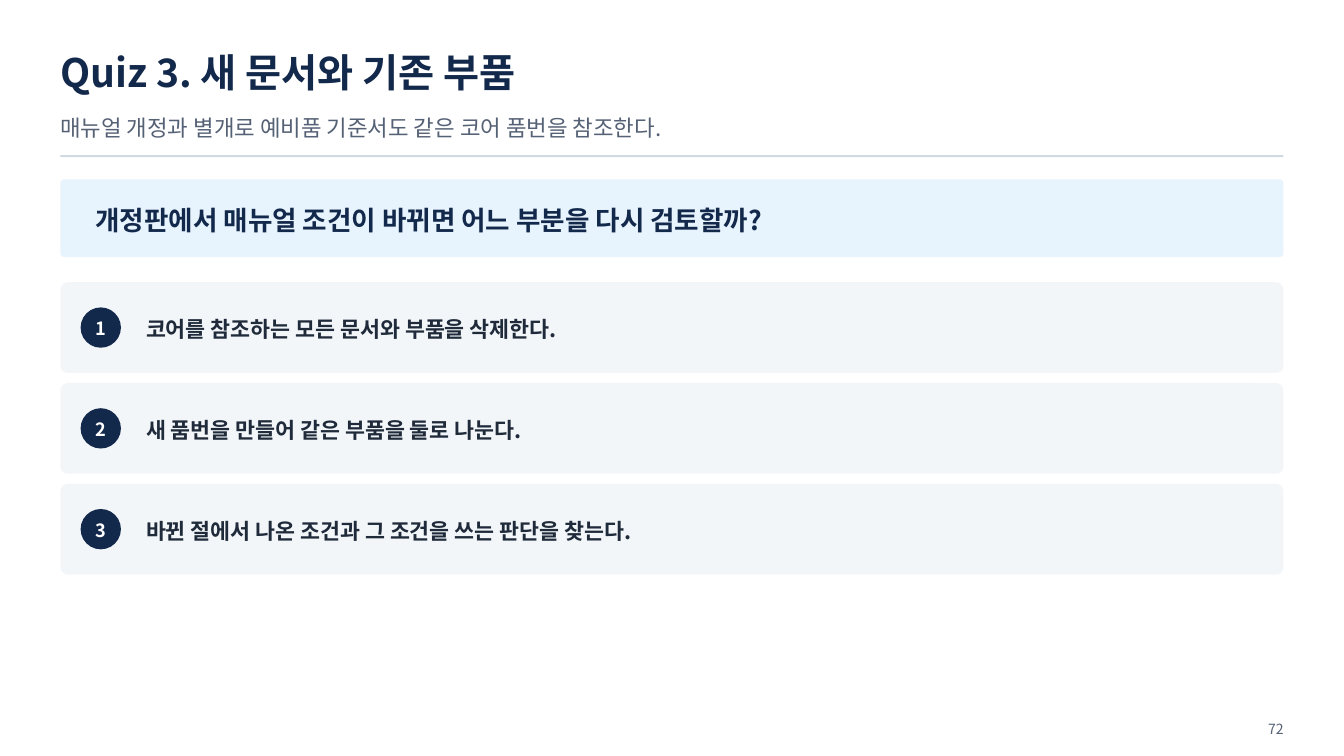
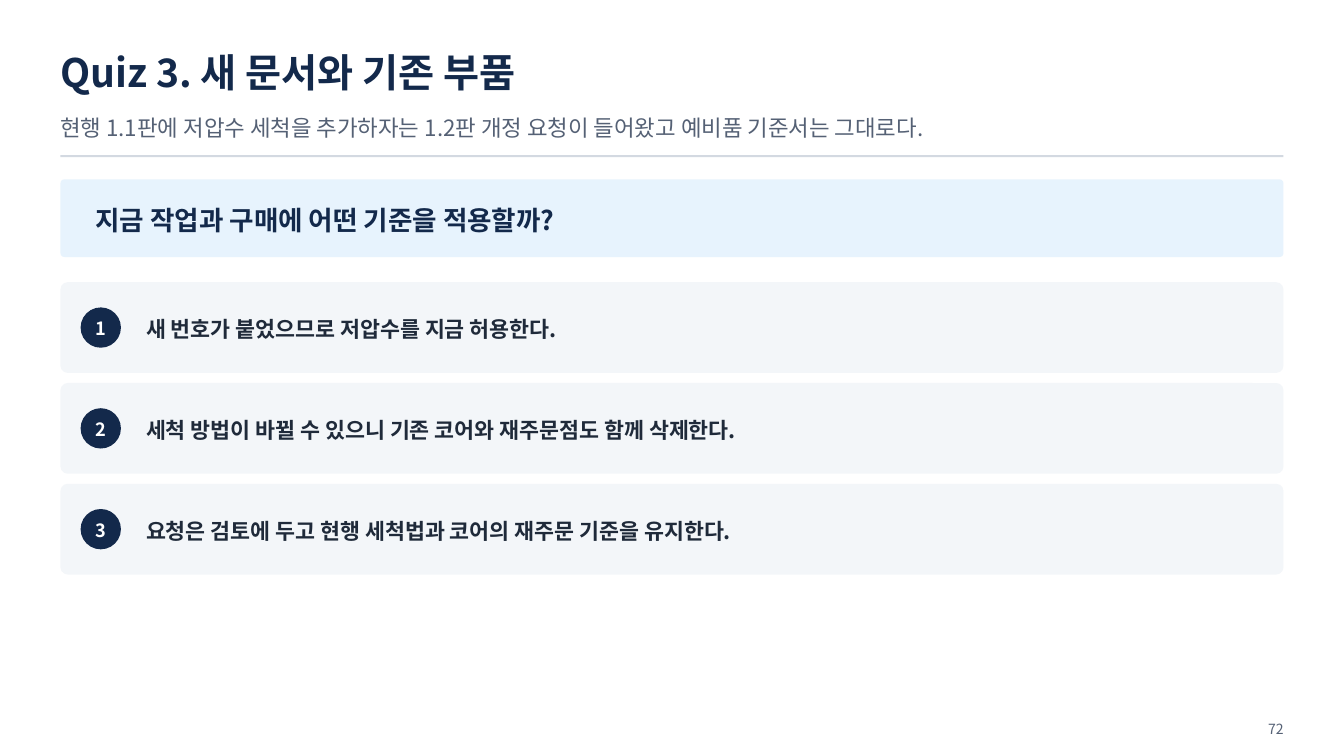
Before and after one commit to uengine-oss/hyd-iot-edu, a slide deck: slide 72 of workspace/강의제작/산출물/통합반/이론/04회차/통합반_04일차.pptx. Drawn at 1344x756 pixels with LibreOffice and Linux fonts; fonts in the diff are those of the drawing. Boxes give left, top, right and bottom in pixels: in the first picture for what was removed or moved away, otherwise in the second. Text is boxed around its words. In the diff, an @@ line names an element or a change of style, - is before the commit and + after.

Commit message:
통합반 4회차 복습·퀴즈 67~73장을 바로잡고 두 편의 실제 렌더·낭독과 제작 입력을 검증한다

```diff
--- a/workspace/강의제작/산출물/통합반/이론/04회차/통합반_04일차.pptx
+++ b/workspace/강의제작/산출물/통합반/이론/04회차/통합반_04일차.pptx
@@ text at <box>60,117,924,138</box>: text changed @@
-매뉴얼 개정과 별개로 예비품 기준서도 같은 코어 품번을 참조한다.
+현행 1.1판에 저압수 세척을 추가하자는 1.2판 개정 요청이 들어왔고 예비품 기준서는 그대로다.
@@ text at <box>96,207,554,233</box>: text changed @@
-개정판에서 매뉴얼 조건이 바뀌면 어느 부분을 다시 검토할까?
+지금 작업과 구매에 어떤 기준을 적용할까?
@@ text at <box>146,318,557,339</box>: text changed @@
-코어를 참조하는 모든 문서와 부품을 삭제한다.
+새 번호가 붙었으므로 저압수를 지금 허용한다.
@@ text at <box>146,419,736,440</box>: text changed @@
-새 품번을 만들어 같은 부품을 둘로 나눈다.
+세척 방법이 바뀔 수 있으니 기존 코어와 재주문점도 함께 삭제한다.
@@ text at <box>146,520,731,541</box>: text changed @@
-바뀐 절에서 나온 조건과 그 조건을 쓰는 판단을 찾는다.
+요청은 검토에 두고 현행 세척법과 코어의 재주문 기준을 유지한다.
```
Also in this commit, not shown: 5 other slides changed, 25 other files.
